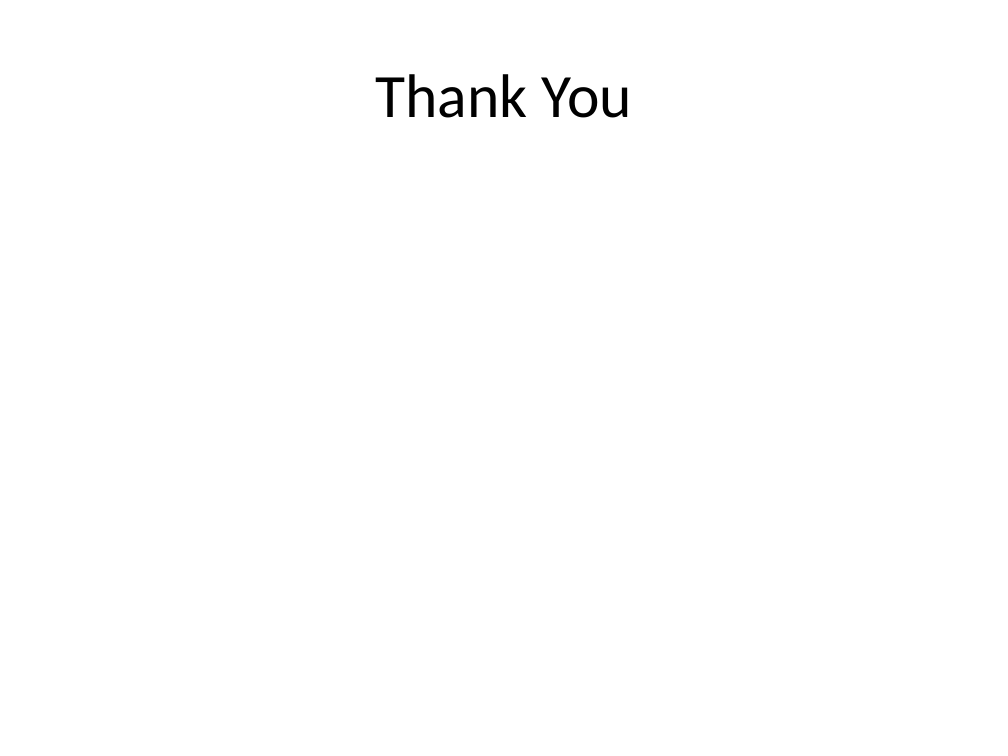
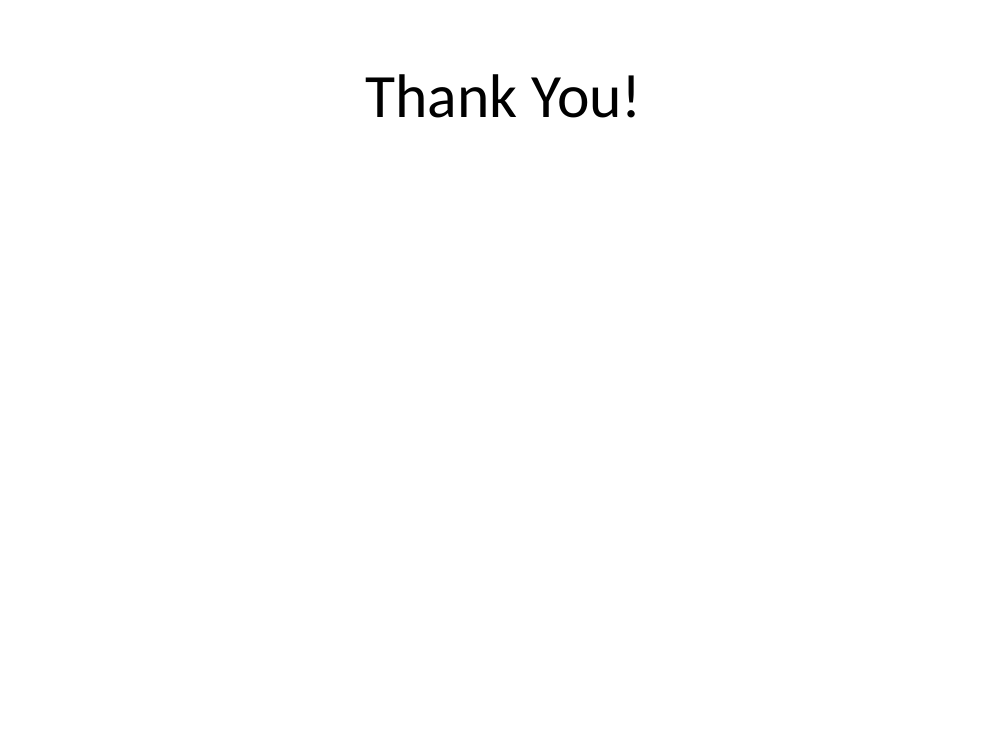
Before and after one commit to StephenWang123/myApp, a slide deck: slide 16 of internPresentation.pptx. Drawn at 1008x756 pixels with LibreOffice and Linux fonts; fonts in the diff are those of the drawing; background and template pictures are left out. Boxes give left, top, right and bottom in pixels: in the first picture for what was removed or moved away, otherwise in the second. Text is boxed around its words. In the diff, an @@ line names an element or a change of style, - is before the commit and + after.

```diff
--- a/internPresentation.pptx
+++ b/internPresentation.pptx
@@ title at bbox=[366, 74, 642, 118]: text changed @@
-Thank You
+Thank You!
```
Also in this commit, not shown: 6 other slides changed, 3 slides added, 3 slides removed.
